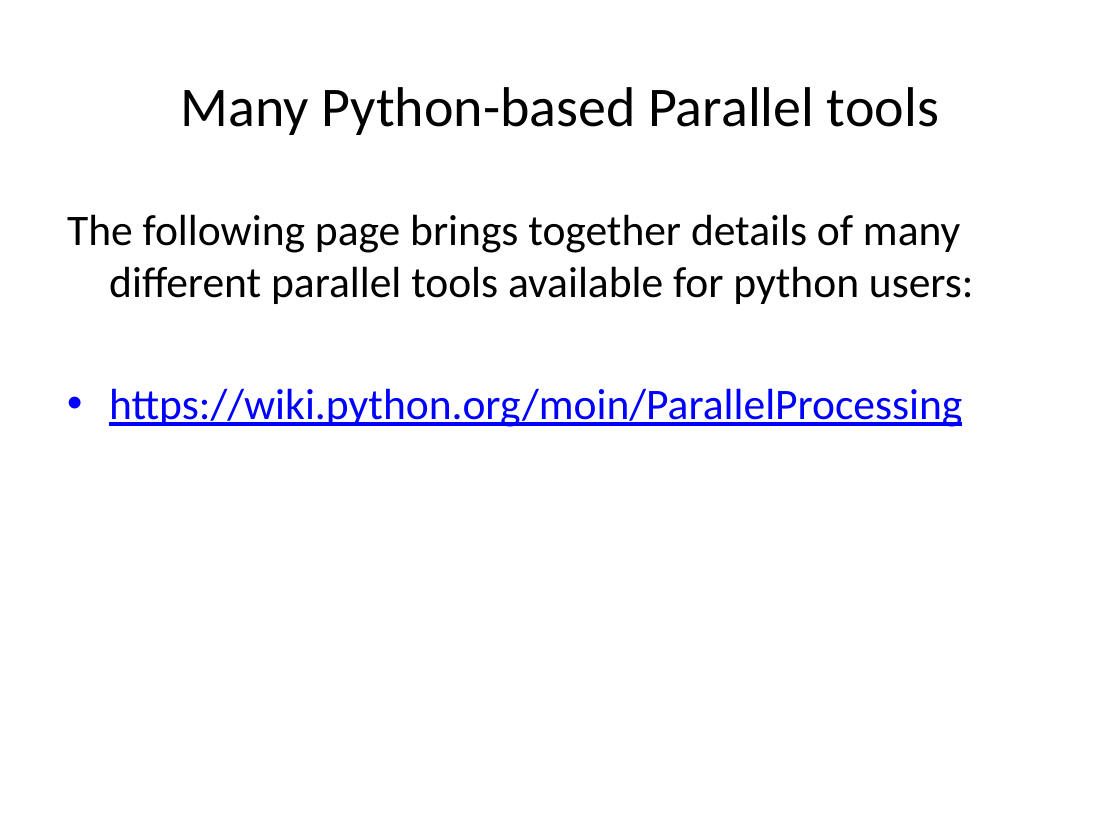
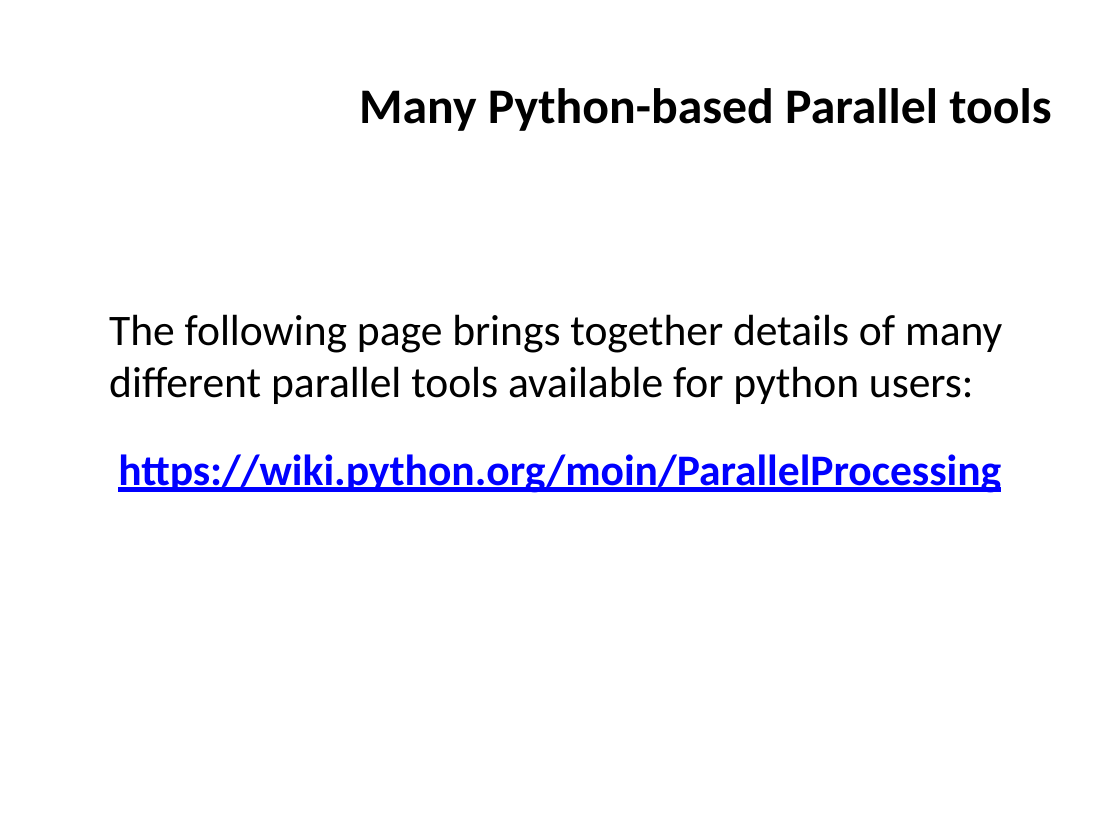
Before and after one commit to ncasuk/ncas-isc, a slide deck: slide 24 of overview_presentations/Parallel_Processing_Large_Data.pptx. Drawn at 1120x840 pixels with LibreOffice and Linux fonts; fonts in the diff are those of the drawing; background and template pictures are left out. Boxes give left, top, right and bottom in pixels: in the first picture for what was removed or moved away, otherwise in the second. Text is boxed around its words. In the diff, an @@ line names an element or a change of style, - is before the commit and + after.

```diff
--- a/overview_presentations/Parallel_Processing_Large_Data.pptx
+++ b/overview_presentations/Parallel_Processing_Large_Data.pptx
@@ title "Many Python-based Parallel tools" at (359,88,1051,131): size 36 to 32 pt, bold on; alignment centre to right @@
@@ text "The following page brings together ...": place and size @@
-text "The following page brings together ..." at (67,214,974,427)
+text "The following page brings together ..." at (109,314,1002,493)
@@ text "The following page brings together ..." at (109,314,1002,493): bold on in "https://wiki.python.org/moin/ParallelProcessing"; indent changed; alignment left to centre; bullet • to none @@
```
Also in this commit, not shown: 25 other slides changed, 5 other files.
